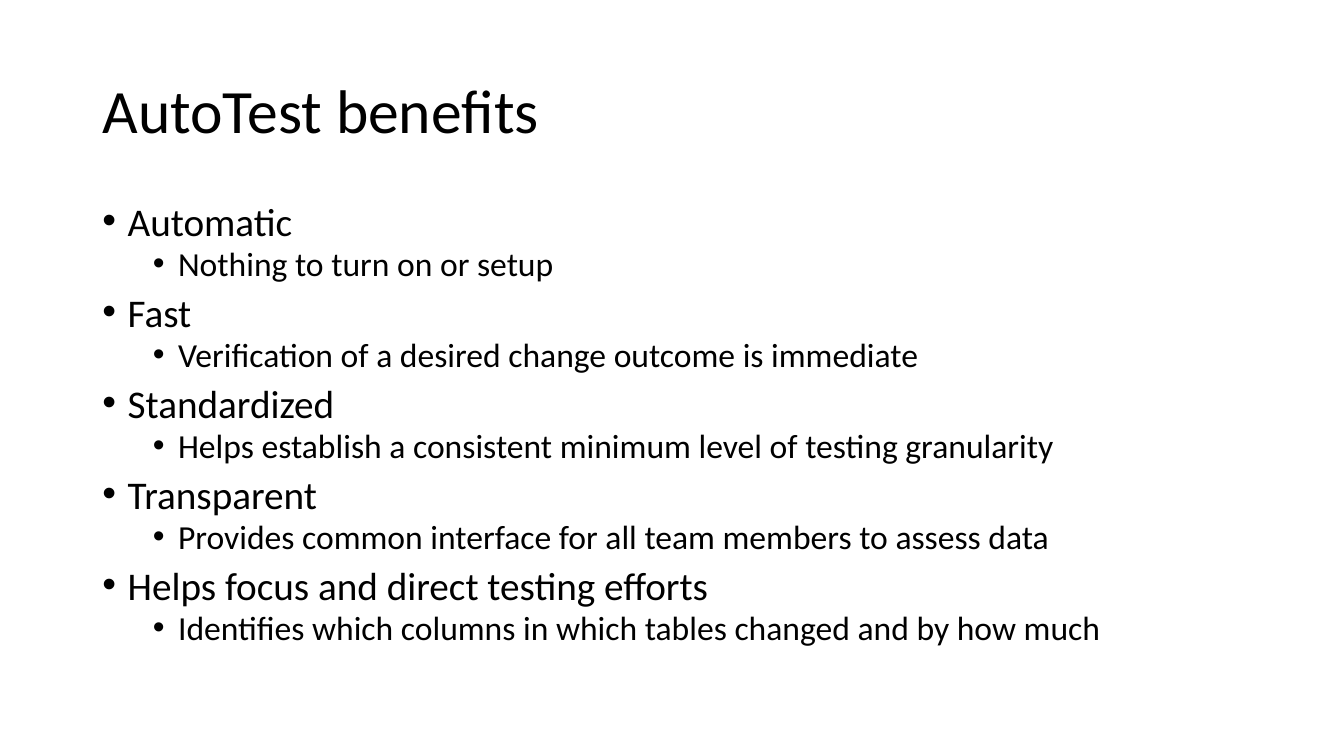
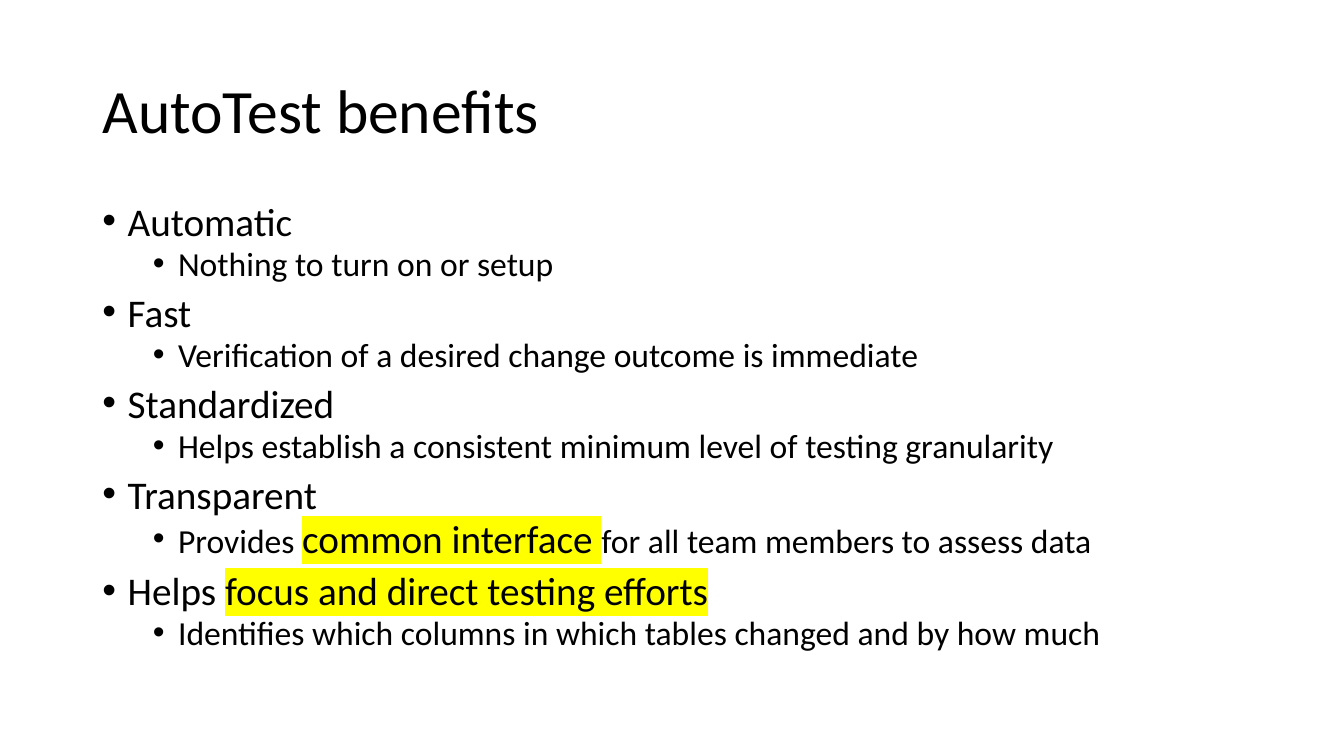
Before and after one commit to VCHDecisionSupport/MsSqlAutoTest, a slide deck: slide 5 of Documentation/AutoTest DevsPresentation.pptx (slide 6 before the commit). Drawn at 1344x756 pixels with LibreOffice and Linux fonts; fonts in the diff are those of the drawing. Boxes give left, top, right and bottom in pixels: in the first picture for what was removed or moved away, otherwise in the second. Text is boxed around its words. In the diff, an @@ line names an element or a change of style, - is before the commit and + after.

```diff
--- a/Documentation/AutoTest DevsPresentation.pptx
+++ b/Documentation/AutoTest DevsPresentation.pptx
@@ text at [128,526,1091,612]: size 24 to 28 pt in "common interface"; highlight none to #FFFF00 in "common interface", "focus and direct testing efforts" @@
```
Also in this commit, not shown: 2 other slides changed, 2 slides removed, 7 other files.
